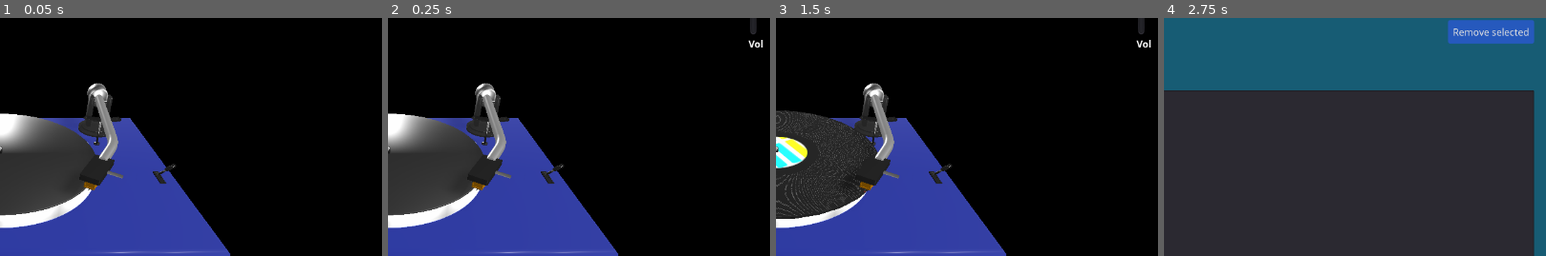
Above: before the commit, frames 1-4 (left to right).
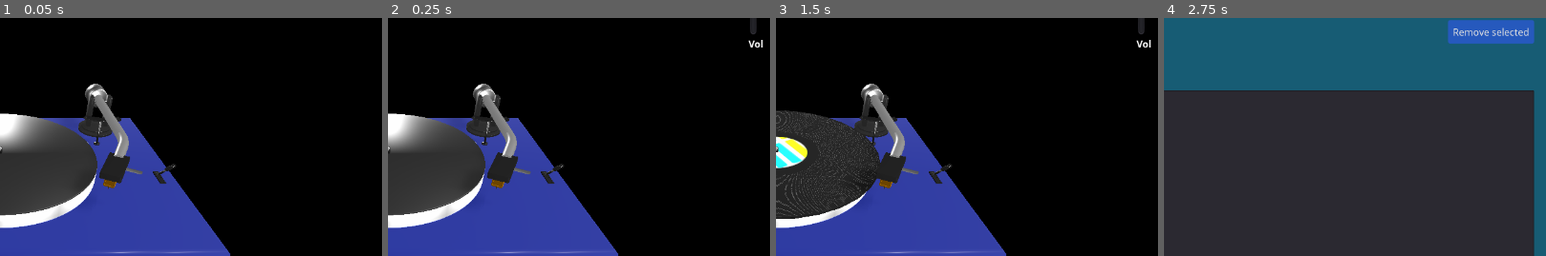
Above: after the commit, the same moments.

Repository: andrew-wilkes/vinyl
Game: Godot game, scene res://scenes/Turntable.tscn
Two runs of this game, one before a commit and one after it. Both use one fixed random seed, a clock stepped at 60 frames per second and the inputs below. This scene is started directly instead of the project's main scene.
Inputs (mouse positions are % of the whole screen's width and height, from its top left):
- Up to frame 1 (0.05 s): no input
- Up to frame 2 (0.25 s): no input
- Up to frame 3 (1.5 s): click (26, 39) at 0.5 s; tap Enter at 1.25 s; move the mouse to (72, 45) at 1.27 s; hold Right (ui_right) from 1.28 s (still down); hold 2 from 1.28 s (still down); click (72, 45) at 1.42 s
- Up to frame 4 (2.75 s): release Right (ui_right) at 2 s; release 2 at 2 s; click (19, 8) at 2 s
The pictures show only the part of the screen within x 50-100%, y 15-65%; the shares and areas given below are measured in that part.

The runs differ from the first frame. In frame 1, 2.1% of the frame differs, in the area x 20-38%, y 27-73%; in frame 2, 2.1%; in frame 3, 2.0%; in frame 4, nothing differs.
Error in both runs: Invalid call. Nonexistent function 'get_font_dir' in base 'Nil'. (res://classes/settings.gd:30)

Commit message:
Redo lever code

Diff:
--- a/src/scenes/Turntable.gd
+++ b/src/scenes/Turntable.gd
@@ -11,8 +11,8 @@
 
 var highlight_material = preload("res://assets/highlight.material")
 
-onready var arm = find_node("Arm")
-onready var arm_base = find_node("ArmBase")
+onready var arm = find_node("arm")
+onready var arm_base = find_node("arm-base")
 onready var arm_handle = find_node("Handle")
 onready var lever: MeshInstance = find_node("Lever")
 onready var platter = find_node("Platter")
@@ -164,19 +164,20 @@
 	# Map the 0 .. 1 value to the y translation of the support arm
 	support.translation.y = lerp(-0.055, 0.0, support_pos)
 
-	# Calculate the angle limit for the arm
-	var b = 0.055 * tan(deg2rad(5.0))
-	angle_limit = rad2deg(atan(-support.translation.y / b))
+	# Get the angle limit for the arm
+	angle_limit = lerp(0.0, tan(deg2rad(5.0)), support.translation.y / 0.055)
 	if Input.is_key_pressed(KEY_2):
-		print(angle_limit)
-	return
+		prints(rad2deg(angle_limit), rad2deg(arm.rotation.x))
+
 	# Make arm fall if within angle_limit
-	if angle_limit > get_arm_angle() and arm_limit_y(): return
-	if get_arm_angle() < (angle_limit - 0.06):
+	#if angle_limit > arm.rotation.x: return #and arm_limit_y(): return
+	if arm.rotation.x > angle_limit + 0.1:
 		arm.rotate_object_local(Vector3(1, 0, 0), -delta * 0.8)
+		prints(rad2deg(arm.rotation.x), rad2deg(angle_limit))
+		pass
 	else:
 		arm.transform = arm_transform
-		arm.rotate_object_local(Vector3(1, 0, 0), -angle_limit)
+		arm.rotate_object_local(Vector3(1, 0, 0), angle_limit)
 		set_dot_position()
 	if not record_loaded: return
 
@@ -208,7 +209,7 @@
 
 
 func get_arm_angle():
-	return (1.5708 - arm.rotation.x) * 11.162
+	return arm.rotation.x # (1.5708 - arm.rotation.x) * 11.162
 
 
 # It's possible to manually move the arm to go past the limits
--- a/src/scenes/Turntable.tscn
+++ b/src/scenes/Turntable.tscn
@@ -89,7 +89,7 @@
 transform = Transform( 1, 0, 0, 0, 1, 0, 0, 0, 1, 1.71019, -0.756099, -1.21021 )
 
 [node name="arm" type="Position3D" parent="deck/arm-base/arm-base2"]
-transform = Transform( 0.99543, 0.00280142, -0.0954572, 0, 0.99957, 0.0293348, 0.0954983, -0.0292007, 0.995001, -1.71019, 0.756099, 1.21021 )
+transform = Transform( 1, 0, 0, 0, 1, 0, 0, 0, 1, -1.71019, 0.756099, 1.21021 )
 
 [node name="arm2" parent="deck/arm-base/arm-base2/arm" instance=ExtResource( 8 )]
 transform = Transform( 1, 0, 0, 0, 1, 0, 0, 0, 1, 1.71019, -0.756099, -1.21021 )
